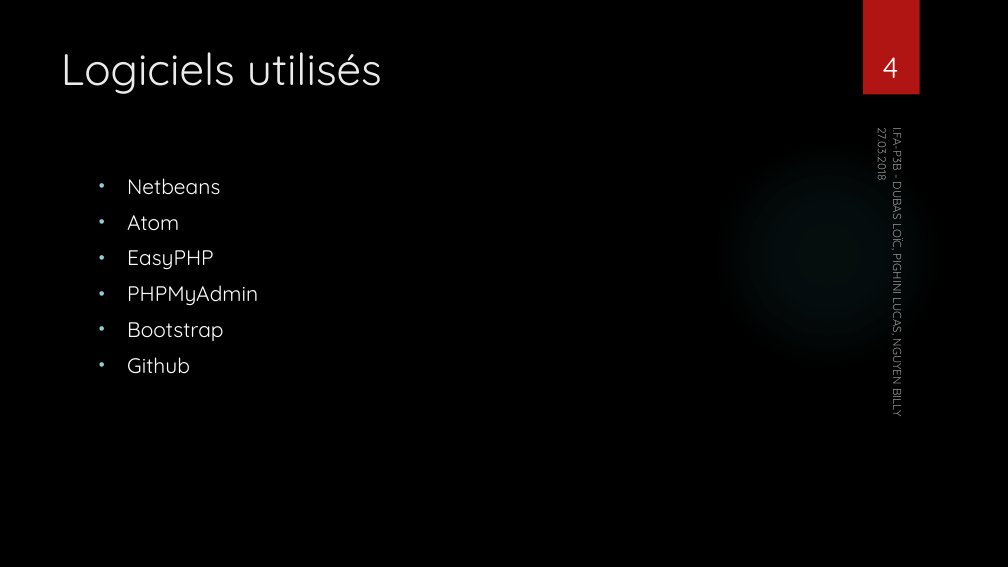
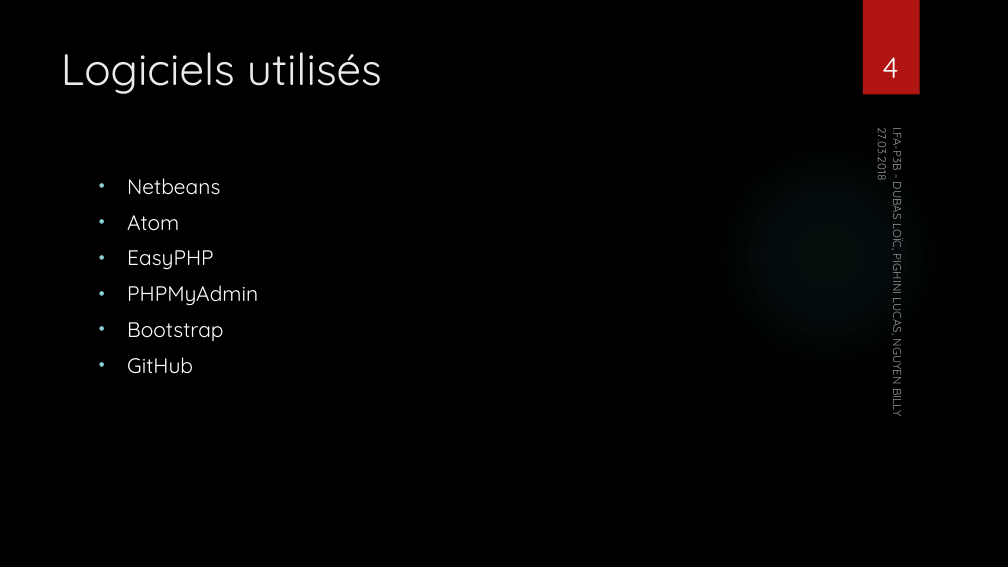
Before and after one commit to BillyNgu/pokedex, a slide deck: slide 4 of Documentation/Pokedex_presentation.pptx. Drawn at 1008x567 pixels with LibreOffice and Linux fonts; fonts in the diff are those of the drawing; background and template pictures are left out. Boxes give left, top, right and bottom in pixels: in the first picture for what was removed or moved away, otherwise in the second. Text is boxed around its words. In the diff, an @@ line names an element or a change of style, - is before the commit and + after.

```diff
--- a/Documentation/Pokedex_presentation.pptx
+++ b/Documentation/Pokedex_presentation.pptx
@@ text at box(127, 357, 193, 374): text changed @@
-• Github
+• GitHub
```
Also in this commit, not shown: 4 slides added.
